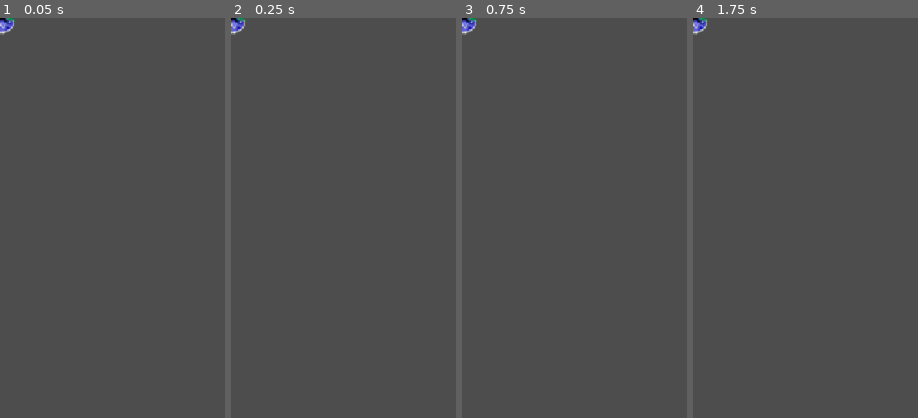
Above: before the commit, frames 1-4 (left to right).
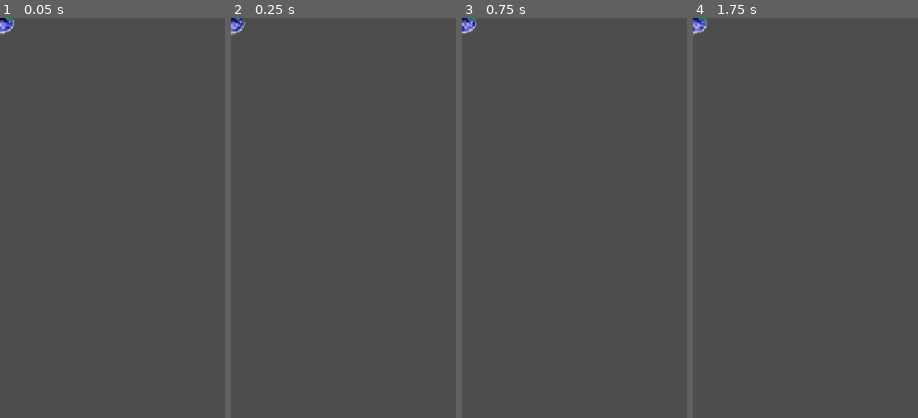
Above: after the commit, the same moments.

Repository: jcarvajal288/shmup-godot
Game: Godot game, scene res://Characters/Enemies/Fairy/Fairy.tscn
Two runs of this game, one before a commit and one after it. Both use one fixed random seed, a clock stepped at 60 frames per second and the inputs below. This scene is started directly instead of the project's main scene.
Inputs:
- Up to frame 1 (0.05 s): no input
- Up to frame 2 (0.25 s): no input
- Up to frame 3 (0.75 s): tap Enter at 0.5 s; hold Right (ui_right) from 0.53 s (still down)
- Up to frame 4 (1.75 s): release Right (ui_right) at 1.28 s; hold Down (ui_down) from 1.28 s (still down)
The pictures show only the part of the screen within x 0-50%, y 0-50%; the shares and areas given below are measured in that part.

Frame 1 is identical in both runs. In frame 2, 0.1% of the frame differs, in the area x 0-7%, y 0-5%; in frame 3, 0.1%; in frame 4, 0.1%.

Commit message:
Add fairy animations

Diff:
--- a/Characters/Enemies/Fairy/Fairy.tscn
+++ b/Characters/Enemies/Fairy/Fairy.tscn
@@ -1,10 +1,110 @@
-[gd_scene load_steps=3 format=3 uid="uid://cvuqswevxcjio"]
+[gd_scene load_steps=10 format=3 uid="uid://cvuqswevxcjio"]
 
 [ext_resource type="Texture2D" uid="uid://cbvwmgnxp2iu8" path="res://Characters/Enemies/Fairy/_art/fairies1.png" id="1_546qf"]
+[ext_resource type="Script" uid="uid://b4ff2xtvehhcr" path="res://Characters/Enemies/Fairy/fairy.gd" id="1_u7hxb"]
 
 [sub_resource type="CircleShape2D" id="CircleShape2D_u7hxb"]
 
+[sub_resource type="Animation" id="Animation_546qf"]
+resource_name = "blueStandard"
+length = 0.40001002
+loop_mode = 1
+step = 0.1
+tracks/0/type = "value"
+tracks/0/imported = false
+tracks/0/enabled = true
+tracks/0/path = NodePath("Sprite2D:frame")
+tracks/0/interp = 1
+tracks/0/loop_wrap = true
+tracks/0/keys = {
+"times": PackedFloat32Array(0, 0.1, 0.2, 0.3),
+"transitions": PackedFloat32Array(1, 1, 1, 1),
+"update": 1,
+"values": [0, 1, 2, 3]
+}
+
+[sub_resource type="Animation" id="Animation_u7hxb"]
+length = 0.001
+tracks/0/type = "value"
+tracks/0/imported = false
+tracks/0/enabled = true
+tracks/0/path = NodePath("Sprite2D:frame")
+tracks/0/interp = 1
+tracks/0/loop_wrap = true
+tracks/0/keys = {
+"times": PackedFloat32Array(0),
+"transitions": PackedFloat32Array(1),
+"update": 1,
+"values": [0]
+}
+
+[sub_resource type="Animation" id="Animation_i5rd0"]
+resource_name = "redStandard"
+length = 0.40001002
+loop_mode = 1
+step = 0.1
+tracks/0/type = "value"
+tracks/0/imported = false
+tracks/0/enabled = true
+tracks/0/path = NodePath("Sprite2D:frame")
+tracks/0/interp = 1
+tracks/0/loop_wrap = true
+tracks/0/keys = {
+"times": PackedFloat32Array(0, 0.1, 0.2, 0.3),
+"transitions": PackedFloat32Array(1, 1, 1, 1),
+"update": 1,
+"values": [12, 13, 14, 15]
+}
+
+[sub_resource type="Animation" id="Animation_oled2"]
+resource_name = "greenStandard"
+length = 0.40001002
+loop_mode = 1
+step = 0.1
+tracks/0/type = "value"
+tracks/0/imported = false
+tracks/0/enabled = true
+tracks/0/path = NodePath("Sprite2D:frame")
+tracks/0/interp = 1
+tracks/0/loop_wrap = true
+tracks/0/keys = {
+"times": PackedFloat32Array(0, 0.1, 0.2, 0.3),
+"transitions": PackedFloat32Array(1, 1, 1, 1),
+"update": 1,
+"values": [24, 25, 26, 27]
+}
+
+[sub_resource type="Animation" id="Animation_5u50o"]
+resource_name = "yellowStandard"
+length = 0.40001002
+loop_mode = 1
+step = 0.1
+tracks/0/type = "value"
+tracks/0/imported = false
+tracks/0/enabled = true
+tracks/0/path = NodePath("Sprite2D:frame")
+tracks/0/interp = 1
+tracks/0/loop_wrap = true
+tracks/0/keys = {
+"times": PackedFloat32Array(0, 0.1, 0.2, 0.3),
+"transitions": PackedFloat32Array(1, 1, 1, 1),
+"update": 1,
+"values": [36, 37, 38, 39]
+}
+
+[sub_resource type="AnimationLibrary" id="AnimationLibrary_i5rd0"]
+_data = {
+&"RESET": SubResource("Animation_u7hxb"),
+&"blueStandard": SubResource("Animation_546qf"),
+&"greenStandard": SubResource("Animation_oled2"),
+&"redStandard": SubResource("Animation_i5rd0"),
+&"yellowStandard": SubResource("Animation_5u50o")
+}
+
 [node name="Fairy" type="CharacterBody2D"]
+collision_layer = 2
+collision_mask = 0
+script = ExtResource("1_u7hxb")
 
 [node name="Sprite2D" type="Sprite2D" parent="."]
 texture = ExtResource("1_546qf")
@@ -13,3 +113,9 @@
 
 [node name="CollisionShape2D" type="CollisionShape2D" parent="."]
 shape = SubResource("CircleShape2D_u7hxb")
+
+[node name="AnimationPlayer" type="AnimationPlayer" parent="."]
+libraries = {
+&"": SubResource("AnimationLibrary_i5rd0")
+}
+autoplay = "blueStandard"
--- /dev/null
+++ b/Characters/Enemies/Fairy/fairy.gd
@@ -0,0 +1,6 @@
+extends CharacterBody2D
+
+var color = "blue"
+
+func _ready() -> void:
+	$AnimationPlayer.play(color + "Standard")
--- a/project.godot
+++ b/project.godot
@@ -24,6 +24,11 @@
 window/stretch/mode="canvas_items"
 window/stretch/aspect="expand"
 
+[layer_names]
+
+2d_physics/layer_1="player"
+2d_physics/layer_2="enemy"
+
 [rendering]
 
 textures/canvas_textures/default_texture_filter=0
Not shown, added: Characters/Enemies/Fairy/fairy.gd.uid
